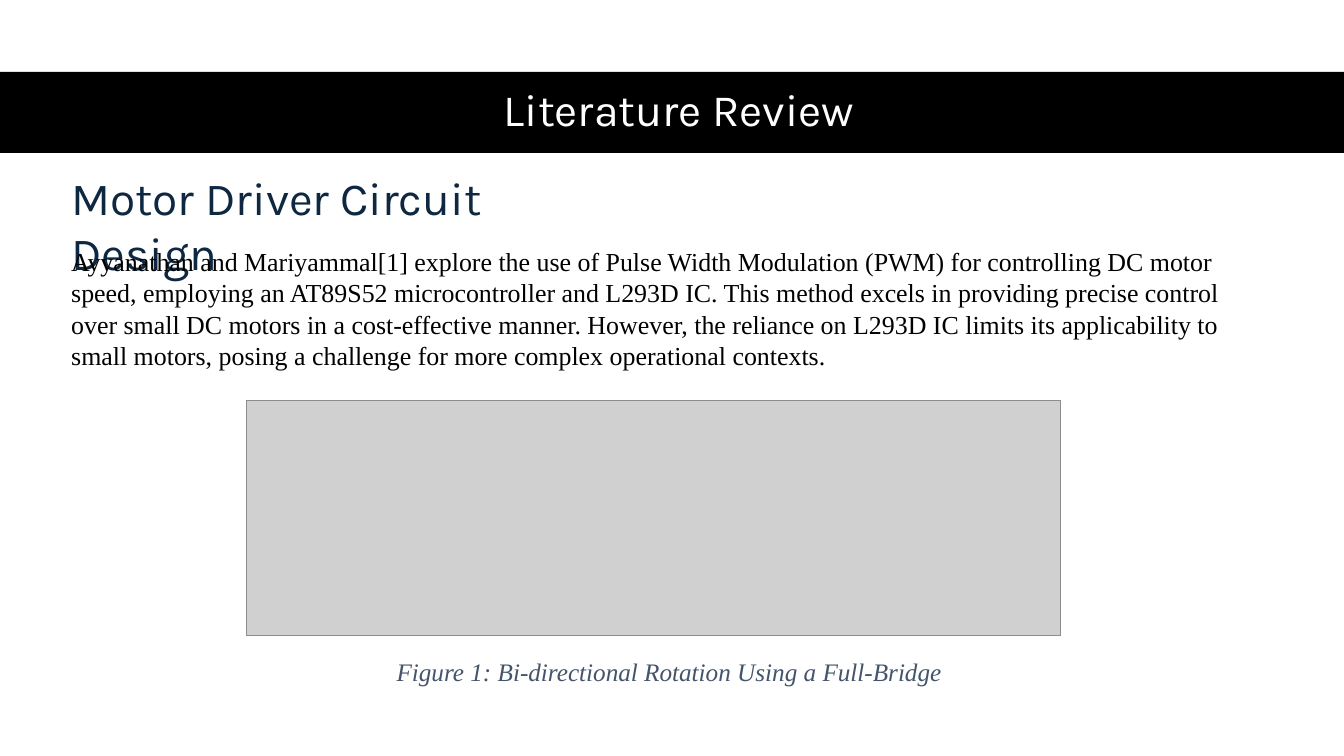
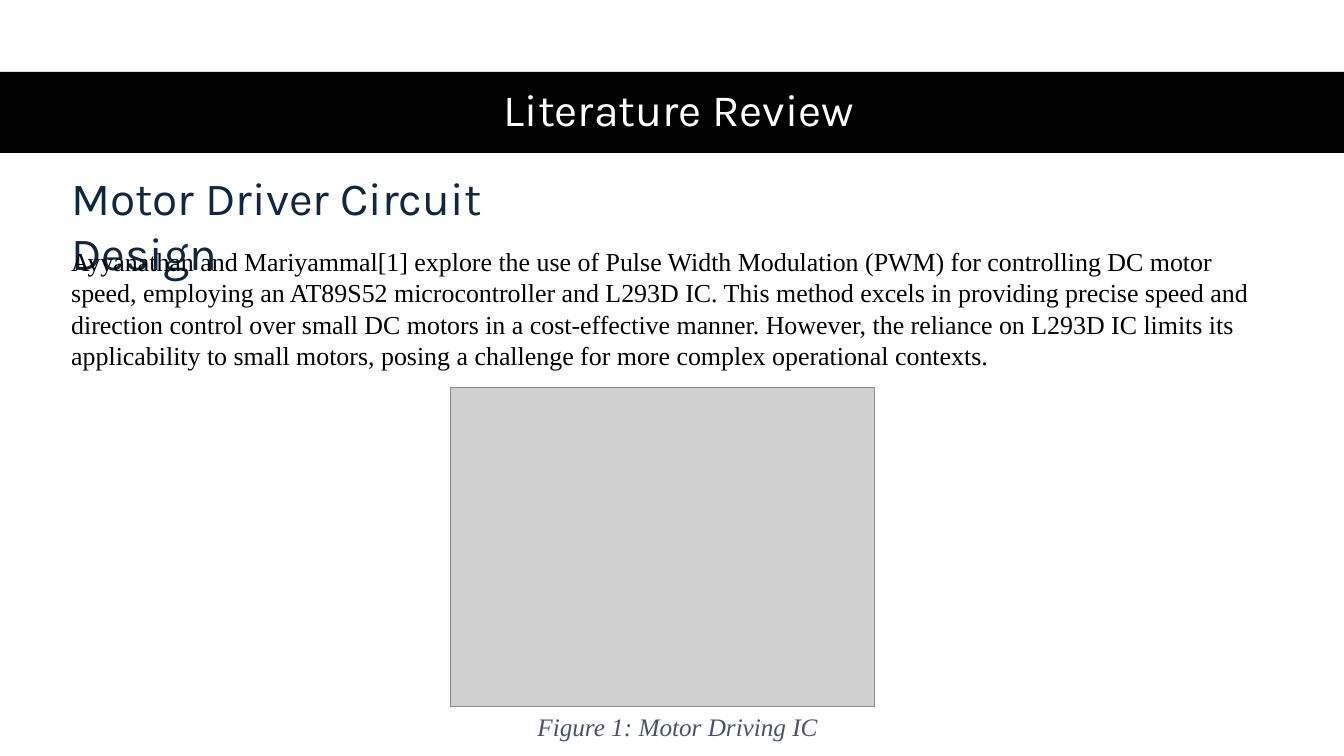
Before and after one commit to BashirAbu/FYP, a slide deck: slide 7 of FYP_1/presentation/FYP1.pptx. Drawn at 1344x756 pixels with LibreOffice and Linux fonts; fonts in the diff are those of the drawing; grey boxes stand for pictures. Boxes give left, top, right and bottom in pixels: in the first picture for what was removed or moved away, otherwise in the second. Text is boxed around its words. In the diff, an @@ line names an element or a change of style, - is before the commit and + after.

```diff
--- a/FYP_1/presentation/FYP1.pptx
+++ b/FYP_1/presentation/FYP1.pptx
@@ text at [71, 251, 1247, 371]: text changed @@
-Ayyanathan and Mariyammal[1] explore the use of Pulse Width Modulation (PWM) for controlling DC motor speed, employing an AT89S52 microcontroller and L293D IC. This method excels in providing precise control over small DC motors in a cost-effective manner. However, the reliance on L293D IC limits its applicability to small motors, posing a challenge for more complex operational contexts.
+Ayyanathan and Mariyammal[1] explore the use of Pulse Width Modulation (PWM) for controlling DC motor speed, employing an AT89S52 microcontroller and L293D IC. This method excels in providing precise speed and direction control over small DC motors in a cost-effective manner. However, the reliance on L293D IC limits its applicability to small motors, posing a challenge for more complex operational contexts.
@@ picture added at [451, 387, 875, 706] @@
@@ picture removed at [246, 401, 1061, 636] @@
@@ text at [537, 719, 817, 742]: text changed @@
-Figure 1: Bi-directional Rotation Using a Full-Bridge
+Figure 1: Motor Driving IC
```
Also in this commit, not shown: 10 other slides changed, 1 slide removed, 2 other files.
